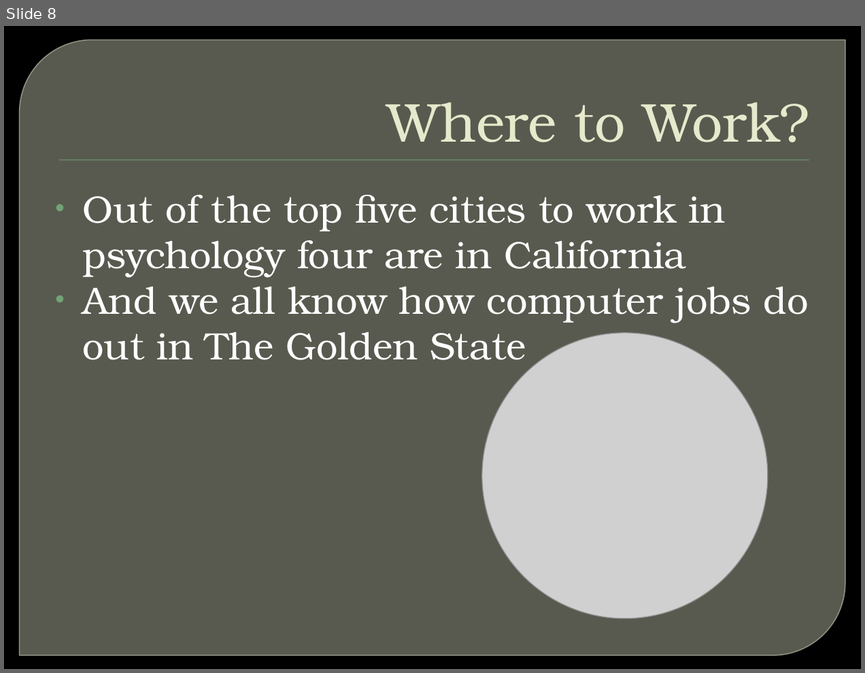
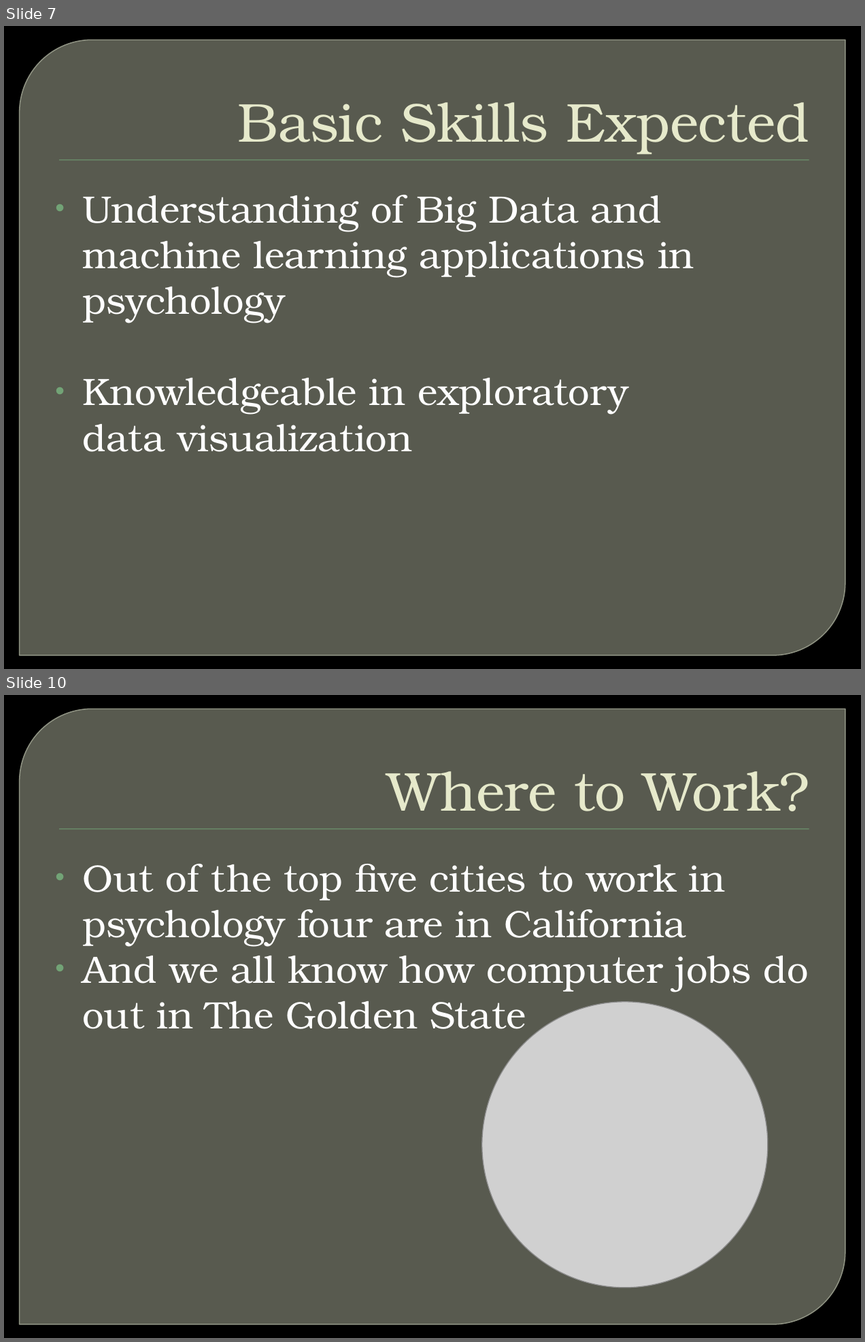
Before and after one commit to hnwalters/Essay-Reports, a slide deck: Documents & Presentations/E-Day Assignments/Career Path.pptx. Shown one above the other, each under a label of ours: slide 8 before the commit, slides 7 and 10 after it; the slides between them are not shown. The pictures are 865x673 and 865x1342 pixels, drawn with LibreOffice and Linux fonts; fonts in the diff are those of the drawing; grey boxes stand for pictures; background and template pictures are left out. Boxes give left, top, right and bottom in pixels: in the first picture for what was removed or moved away, otherwise in the second. Text is boxed around its words. In the diff, an @@ line names an element or a change of style, - is before the commit and + after.

```diff
--- a/Documents & Presentations/E-Day Assignments/Career Path.pptx
+++ b/Documents & Presentations/E-Day Assignments/Career Path.pptx
@@ slide 7 added at box(4, 26, 861, 669), background picture (left out); not listed: 2 template elements that a slide beside it also shows @@
@@ title added at box(238, 102, 809, 155), 46 pt, text #E7EACB @@
+Basic Skills Expected
@@ text added at box(83, 195, 694, 452), 32 pt, text #FFFFFF @@
+• Understanding of Big Data and machine learning applications in psychology
+• Knowledgeable in exploratory
+data visualization
@@ what was slide 8 is now slide 10 @@
```
Also in this commit, not shown: 5 slides changed, 1 other slide added.
